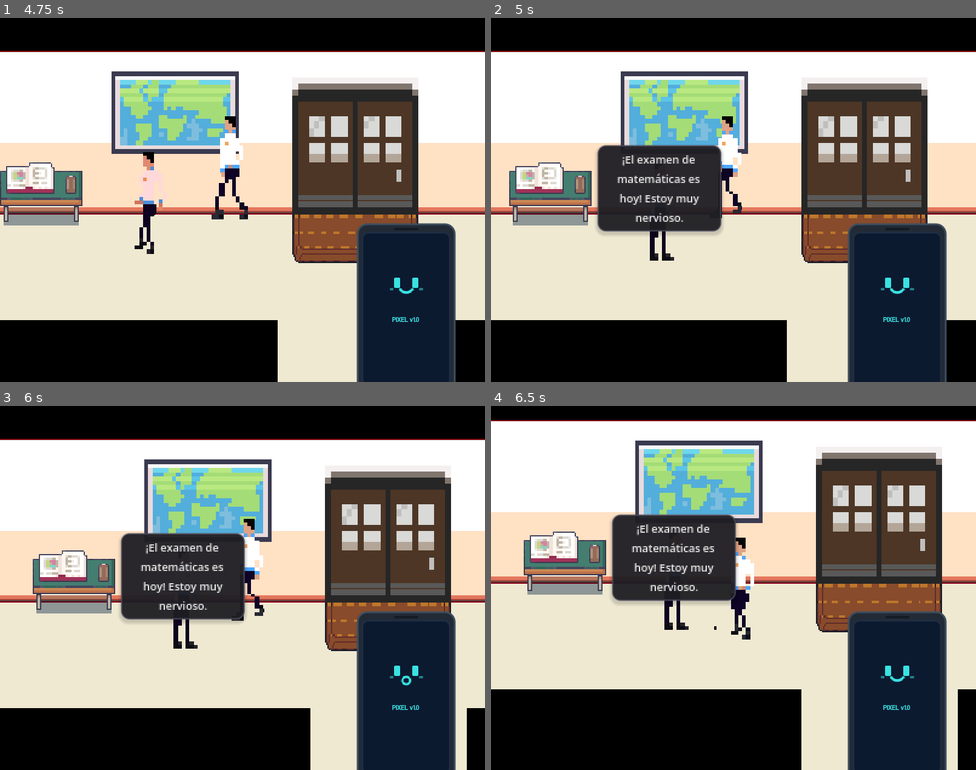
Above: before the commit, frames 1-4 (two rows, left to right).
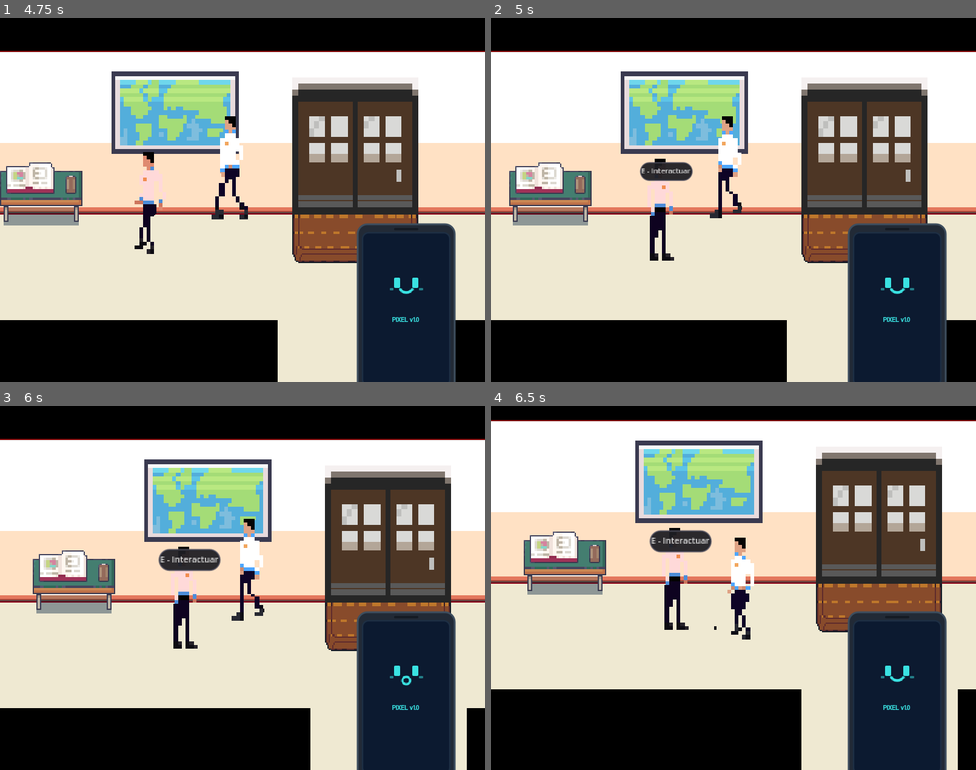
Above: after the commit, the same moments.

Repository: WilliamOramas/Juego-de-godot
Game: Godot game, scene res://src/levels/classroom_1.tscn
The game is run twice, just before and just after one commit, with the same random seed, the same clock (stepped at 60 frames per second) and the same inputs. This scene is started directly instead of the project's main scene.
Inputs (mouse positions are in pixels of both pictures, inside the frame that each line leads up to):
- Up to frame 1 (4.75 s): tap Enter (ui_accept) at 0.5, 0.77, 1.52, 3.02, 3.77, 4.52 s; move the mouse to (349, 181) at 0.52 s; hold D (ui_right) 0.53-1.28 s; tap E at 0.6, 1.55, 2.1, 2.85, 3.8, 4.35 s; click (349, 181) at 0.67 s; move the mouse to (145, 218) at 1.27 s; hold S (ui_down) 1.28-2.03 s; tap Q (Phone) at 1.35 s; move the mouse to (291, 119) at 2.02 s; hold D (ui_right) 2.03-2.78 s; move the mouse to (218, 272) at 2.77 s; hold W (ui_up) 2.78-3.53 s; click (218, 272) at 2.92 s; move the mouse to (388, 254) at 3.52 s; hold Q (Phone) 3.53-4.28 s; hold A (ui_left) from 3.53 s (still down); move the mouse to (97, 145) at 4.27 s
- Up to frame 2 (5 s): keep holding A (ui_left)
- Up to frame 3 (6 s): release A (ui_left) at 5 s; click (174, 558) at 5 s, where only the run after the commit has a clickable "E - Interactuar"; move the mouse to (266, 588) at 5.77 s; hold S (ui_down) from 5.78 s (still down); tap E at 5.85 s; click (266, 588) at 5.92 s
- Up to frame 4 (6.5 s): keep holding S (ui_down)

Frame 1 is identical in both runs. In frame 2, 6.0% of the frame differs, in the area x 21-48%, y 34-60%; in frame 3, 5.9%; in frame 4, 6.0%.

Commit message:
feat: implement NPC interaction system with dynamic prompt UI and wandering logic

Diff:
--- a/src/entities/npc/npc.gd
+++ b/src/entities/npc/npc.gd
@@ -56,6 +56,7 @@
 var _anim_frame: int = 0
 var _patrol_dir: float = 1.0 # 1 = derecha/abajo, -1 = izquierda/arriba
 var _player_in_range: Player = null # Referencia al jugador en rango de interacción
+var _prompt_instance: Control = null
 
 func _ready() -> void:
 	# 1. Aplicar textura, frame y modulación
@@ -189,13 +190,34 @@
 func _on_body_entered(body: Node2D) -> void:
 	if body is Player:
 		_player_in_range = body
-		dialog_bubble.visible = true
+		_show_prompt()
 
 func _on_body_exited(body: Node2D) -> void:
 	if body is Player:
 		if _player_in_range == body:
 			_player_in_range = null
 		dialog_bubble.visible = false
+		_remove_prompt()
+
+func _show_prompt() -> void:
+	_remove_prompt()
+	var prompt_scene = load("res://src/menu/interact_prompt.tscn")
+	if prompt_scene:
+		_prompt_instance = prompt_scene.instantiate()
+		add_child(_prompt_instance)
+		_prompt_instance.position = Vector2(-20, -35)
+
+		_prompt_instance.setup(func():
+			if dialog_bubble:
+				dialog_bubble.visible = !dialog_bubble.visible
+				if _prompt_instance and _prompt_instance.has_method("set_button_visible"):
+					_prompt_instance.set_button_visible(!dialog_bubble.visible)
+		)
+
+func _remove_prompt() -> void:
+	if _prompt_instance and is_instance_valid(_prompt_instance):
+		_prompt_instance.queue_free()
+	_prompt_instance = null
 
 func _reposition_dialog_bubble() -> void:
 	if dialog_bubble:
--- /dev/null
+++ b/src/menu/interact_prompt.gd
@@ -0,0 +1,27 @@
+class_name InteractPrompt
+extends PanelContainer
+
+var _on_interact_callback: Callable
+
+func setup(on_interact: Callable) -> void:
+	_on_interact_callback = on_interact
+
+	pivot_offset = size / 2.0
+	scale = Vector2.ZERO
+	var tween = create_tween().set_trans(Tween.TRANS_BACK).set_ease(Tween.EASE_OUT)
+	tween.tween_property(self, "scale", Vector2.ONE, 0.25)
+
+func _on_interact_pressed() -> void:
+	if _on_interact_callback.is_valid():
+		_on_interact_callback.call()
+
+func set_button_visible(is_visible: bool) -> void:
+	%InteractButton.visible = is_visible
+
+func _unhandled_input(event: InputEvent) -> void:
+	# If the button is hidden, its shortcut might not fire natively.
+	# We catch the E key here just in case, to allow closing the dialog.
+	if not %InteractButton.visible and event is InputEventKey and event.pressed and not event.echo:
+		if event.keycode == KEY_E:
+			_on_interact_pressed()
+			get_viewport().set_input_as_handled()
--- /dev/null
+++ b/src/menu/interact_prompt.tscn
@@ -0,0 +1,78 @@
+[gd_scene format=3 uid="uid://cx2cioygldoxg"]
+
+[ext_resource type="Script" path="res://src/menu/interact_prompt.gd" id="1_script"]
+[ext_resource type="PackedScene" uid="uid://cem5ckhv1st68" path="res://src/menu/custom_button.tscn" id="2_btn"]
+
+[sub_resource type="StyleBoxEmpty" id="StyleBoxEmpty_root"]
+
+[sub_resource type="StyleBoxFlat" id="StyleBoxFlat_interact_normal"]
+bg_color = Color(0.117647, 0.117647, 0.137255, 0.941176)
+border_width_left = 1
+border_width_top = 1
+border_width_right = 1
+border_width_bottom = 1
+border_color = Color(0.294118, 0.294118, 0.352941, 1)
+corner_radius_top_left = 8
+corner_radius_top_right = 8
+corner_radius_bottom_right = 8
+corner_radius_bottom_left = 8
+
+[sub_resource type="StyleBoxFlat" id="StyleBoxFlat_interact_hover"]
+bg_color = Color(0.18, 0.18, 0.2, 0.94)
+border_width_left = 1
+border_width_top = 1
+border_width_right = 1
+border_width_bottom = 1
+border_color = Color(0.4, 0.4, 0.45, 1)
+corner_radius_top_left = 8
+corner_radius_top_right = 8
+corner_radius_bottom_right = 8
+corner_radius_bottom_left = 8
+
+[sub_resource type="StyleBoxFlat" id="StyleBoxFlat_interact_pressed"]
+bg_color = Color(0.08, 0.08, 0.1, 0.94)
+border_width_left = 1
+border_width_top = 1
+border_width_right = 1
+border_width_bottom = 1
+border_color = Color(0.2, 0.2, 0.25, 1)
+corner_radius_top_left = 8
+corner_radius_top_right = 8
+corner_radius_bottom_right = 8
+corner_radius_bottom_left = 8
+
+[sub_resource type="StyleBoxEmpty" id="StyleBoxEmpty_focus"]
+
+[sub_resource type="InputEventKey" id="InputEventKey_e"]
+device = -1
+physical_keycode = 69
+unicode = 101
+
+[sub_resource type="Shortcut" id="Shortcut_e"]
+events = [SubResource("InputEventKey_e")]
+
+[node name="InteractPrompt" type="PanelContainer"]
+z_index = 10
+custom_minimum_size = Vector2(40, 18)
+offset_right = 40.0
+offset_bottom = 18.0
+theme_override_styles/panel = SubResource("StyleBoxEmpty_root")
+script = ExtResource("1_script")
+
+[node name="HBoxContainer" type="HBoxContainer" parent="."]
+layout_mode = 2
+alignment = 1
+
+[node name="InteractButton" parent="HBoxContainer" instance=ExtResource("2_btn")]
+unique_name_in_owner = true
+custom_minimum_size = Vector2(40, 18)
+layout_mode = 2
+theme_override_styles/normal = SubResource("StyleBoxFlat_interact_normal")
+theme_override_styles/hover = SubResource("StyleBoxFlat_interact_hover")
+theme_override_styles/pressed = SubResource("StyleBoxFlat_interact_pressed")
+theme_override_styles/focus = SubResource("StyleBoxEmpty_focus")
+theme_override_font_sizes/font_size = 7
+shortcut = SubResource("Shortcut_e")
+text = "E - Interactuar"
+
+[connection signal="pressed" from="HBoxContainer/InteractButton" to="." method="_on_interact_pressed"]
Not shown, added: src/menu/interact_prompt.gd.uid
